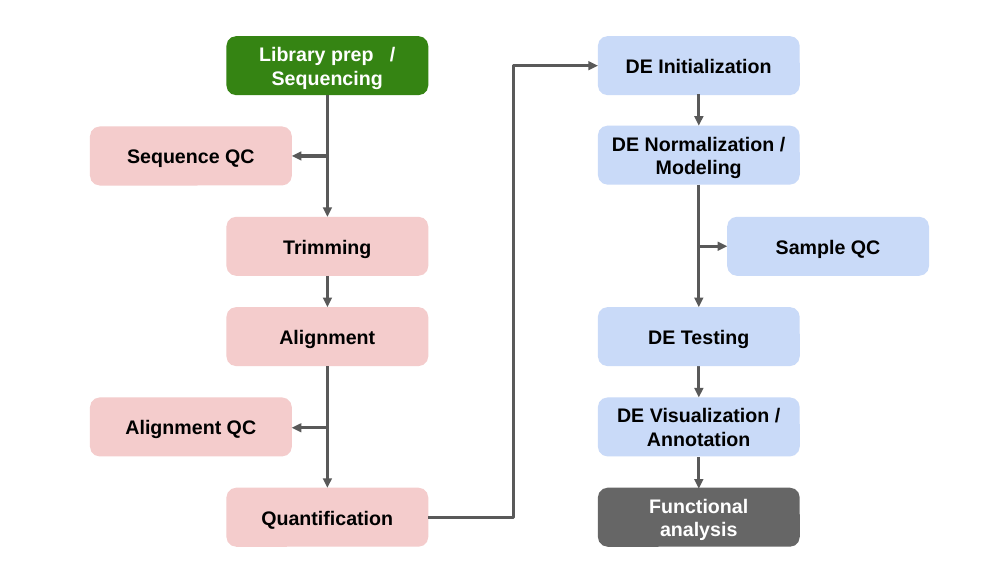
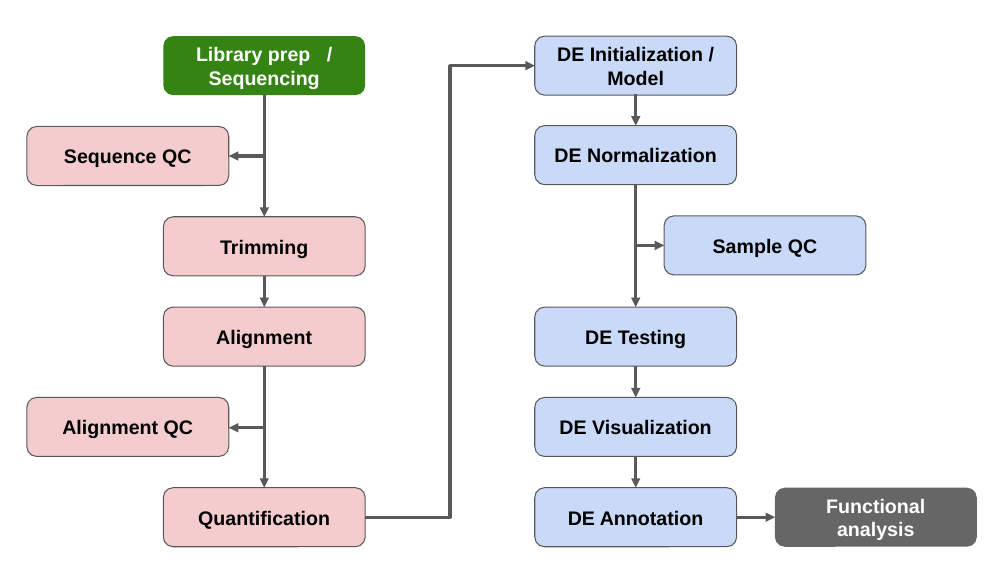
Before and after one commit to umich-brcf-bioinf/workshop-rnaseq-demystified, a slide deck: slide 1 of source/images/source/RSD_workshop_wayfinder.pptx. Drawn at 1008x567 pixels with LibreOffice and Linux fonts; fonts in the diff are those of the drawing. Boxes give left, top, right and bottom in pixels: in the first picture for what was removed or moved away, otherwise in the second. Text is boxed around its words. In the diff, an @@ line names an element or a change of style, - is before the commit and + after.

```diff
--- a/source/images/source/RSD_workshop_wayfinder.pptx
+++ b/source/images/source/RSD_workshop_wayfinder.pptx
@@ text in rounded rectangle at (557,46,703,86): text changed @@
-DE Initialization
+DE Initialization / Model
@@ text in rounded rectangle at (554,147,717,163): text changed @@
-DE Normalization / Modeling
+DE Normalization
@@ 11 rounded rectangles, 7 arrows, 4 elbow arrows: place and size @@
-11 rounded rectangles, 7 arrows, 4 elbow arrows at (90,36,928,547)
+11 rounded rectangles, 7 arrows, 4 elbow arrows at (27,36,866,547)
@@ fill #F4CCCC to #F4CCCD; outline none to #595959 0.75 pt in 5 elements at (27,126,229,185), (27,397,229,457), (163,307,365,367), (163,488,365,547), (163,217,365,276) @@
@@ outline none to #595959 0.75 pt in 5 elements at (535,307,737,367), (664,216,866,275), (535,36,737,96), (535,126,737,185), (535,397,737,457) @@
@@ text in rounded rectangle at (559,419,712,435): text changed @@
-DE Visualization / Annotation
+DE Visualization
@@ rounded rectangle added at (535,488,737,547), fill #C9DAF8, outline #595959 0.75 pt, 14 pt, text #000000, bold @@
+DE Annotation
@@ rounded rectangle "Functional analysis": place and size @@
-rounded rectangle "Functional analysis" at (598,488,799,547)
+rounded rectangle "Functional analysis" at (775,488,977,547)
@@ arrow added from (737, 517) to (775, 517), #595959 2.25 pt @@
```
Also in this commit, not shown: 13 other slides changed, 2 slides added, 20 other files.
